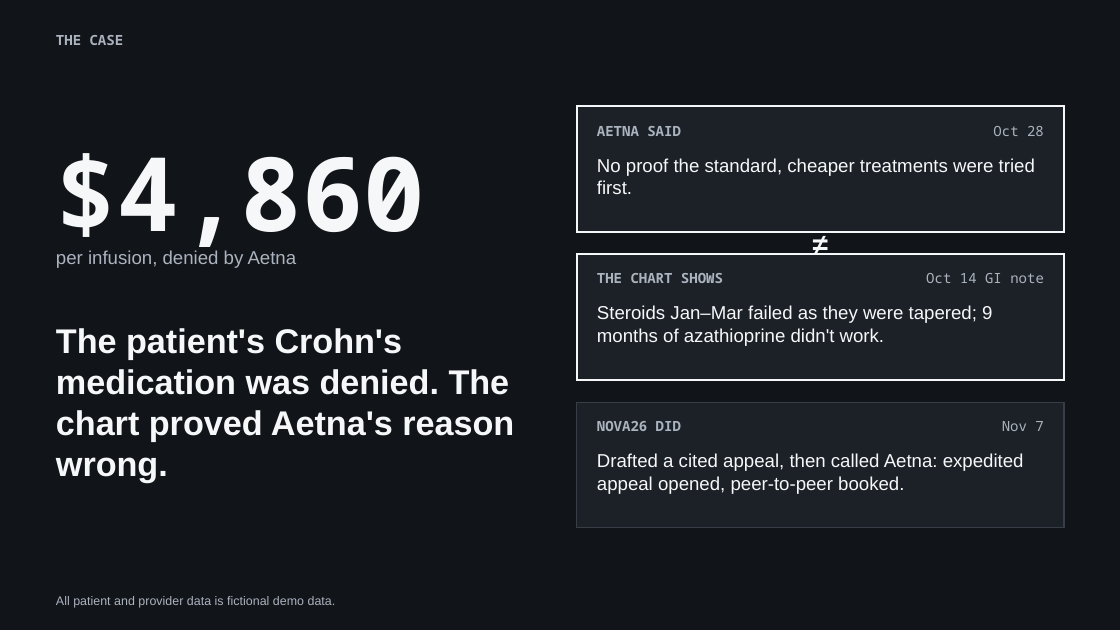
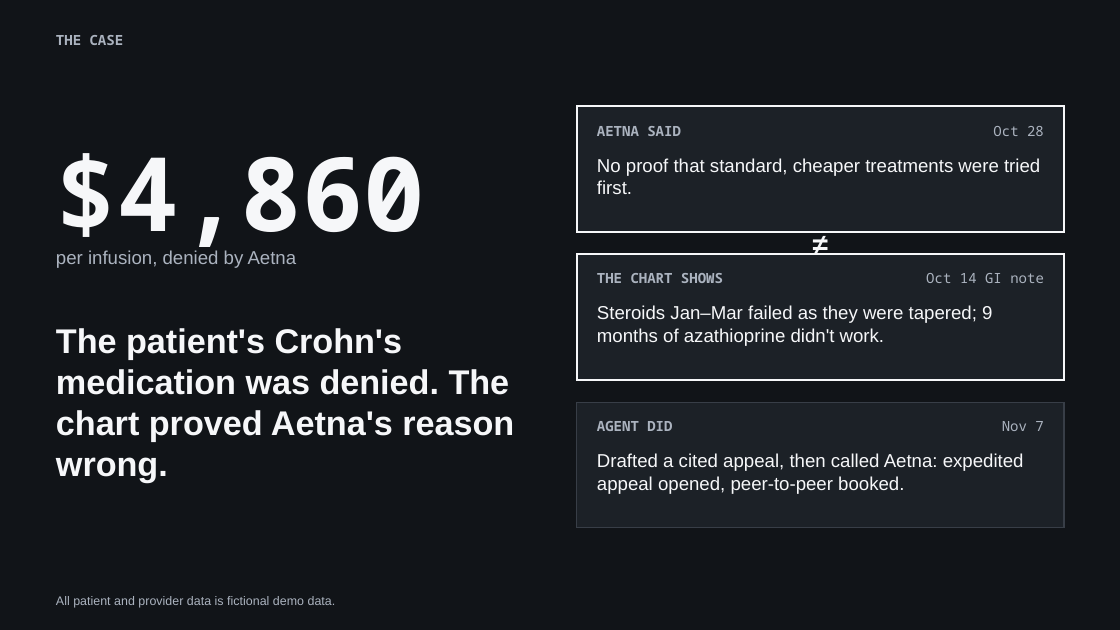
Before and after one commit to prithishshan/nova26, a slide deck: slide 5 of docs/nova26-deck-v8.pptx. Drawn at 1120x630 pixels with LibreOffice and Linux fonts; fonts in the diff are those of the drawing. Boxes give left, top, right and bottom in pixels: in the first picture for what was removed or moved away, otherwise in the second. Text is boxed around its words. In the diff, an @@ line names an element or a change of style, - is before the commit and + after.

```diff
--- a/docs/nova26-deck-v8.pptx
+++ b/docs/nova26-deck-v8.pptx
@@ text at (597, 158, 1040, 194): text changed @@
-No proof the standard, cheaper treatments were tried first.
+No proof that standard, cheaper treatments were tried first.
@@ text at (597, 421, 672, 431): text changed @@
-NOVA26 DID
+AGENT DID
```
Also in this commit, not shown: 2 other files.
